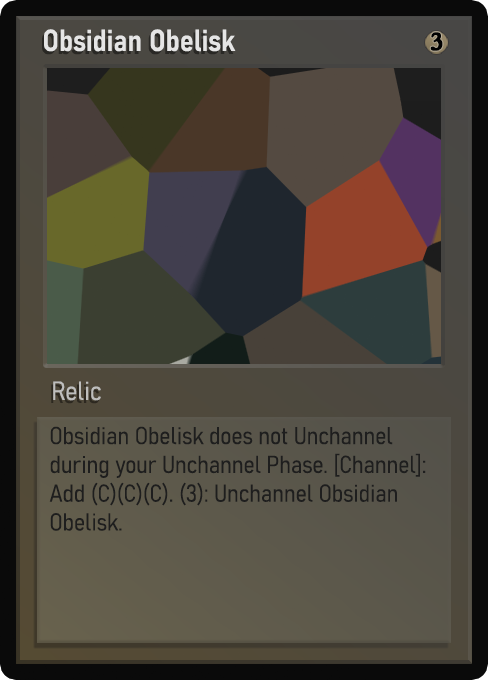
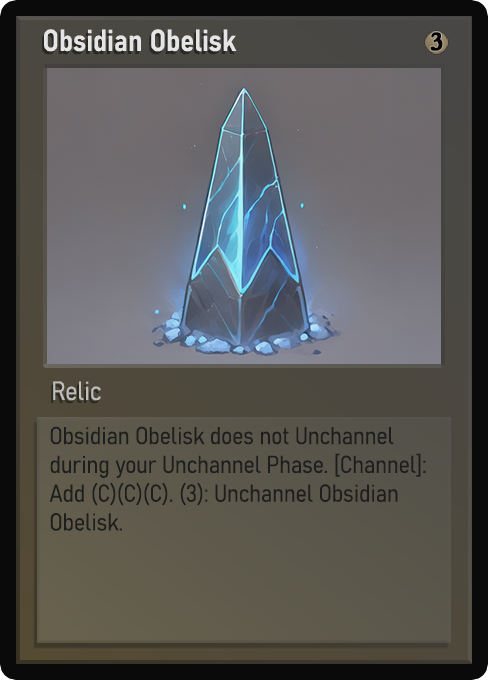
Before/after of a 488 x 680 layered artwork. What changed in the layer stack:
painted on "Name" over [47, 29, 237, 52]
painted on "Class" over [59, 383, 101, 401]
painted on "Desc_norm" over [50, 426, 426, 531]
painted on "Artwork" over [47, 68, 441, 364]
